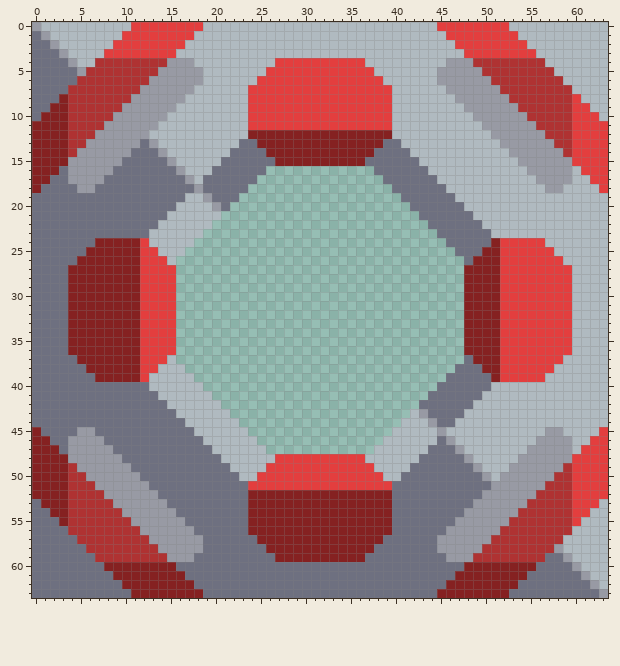
Edited in one commit: pixel-art sprite (sprites/blocks/production/cutter.png). Above is the file before it was changed.
The file is 64x64 pixels.
The result:
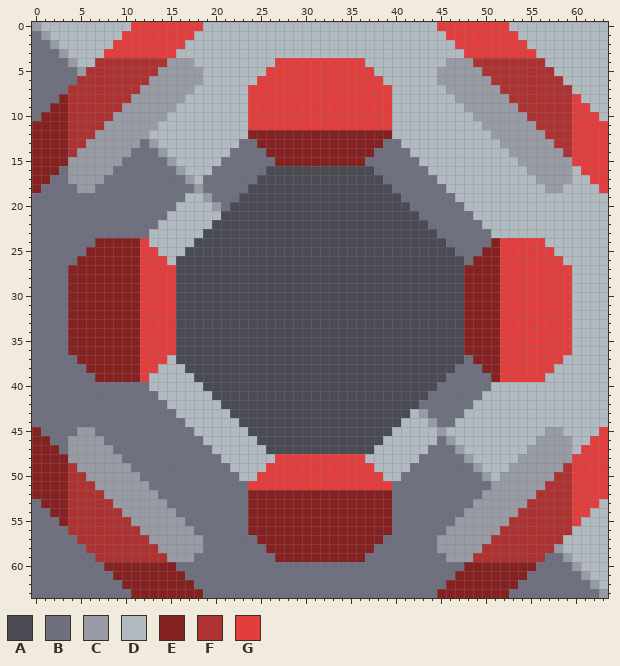
Palette (. is transparent): A #4a4b53  B #6e7080  C #989aa4  D #b0bac0  E #852121  F #af3232  G #e33e3e
Difference:
Colour A is added in row 16 at x 26 to 37; in row 17 at x 25 to 38; in row 18 at x 24 to 39; in row 19 at x 23 to 40; in row 20 at x 22 to 41; in row 21 at x 21 to 42.
Colour A is added in row 22 at x 20 to 43; in row 23 at x 19 to 44; in row 24 at x 18 to 45; in row 25 at x 17 to 46; in rows 26 to 37 at x 16 to 47; in row 38 at x 17 to 46.
Colour A is added in row 39 at x 18 to 45; in row 40 at x 19 to 44; in row 41 at x 20 to 43; in row 42 at x 21 to 42; in row 43 at x 22 to 41; in row 44 at x 23 to 40.
Colour A is added in row 45 at x 24 to 39; in row 46 at x 25 to 38; in row 47 at x 26 to 37.
Pixel boxes of the changes (left, top, right, bottom) in both pictures:
added: (176, 166, 464, 454)
